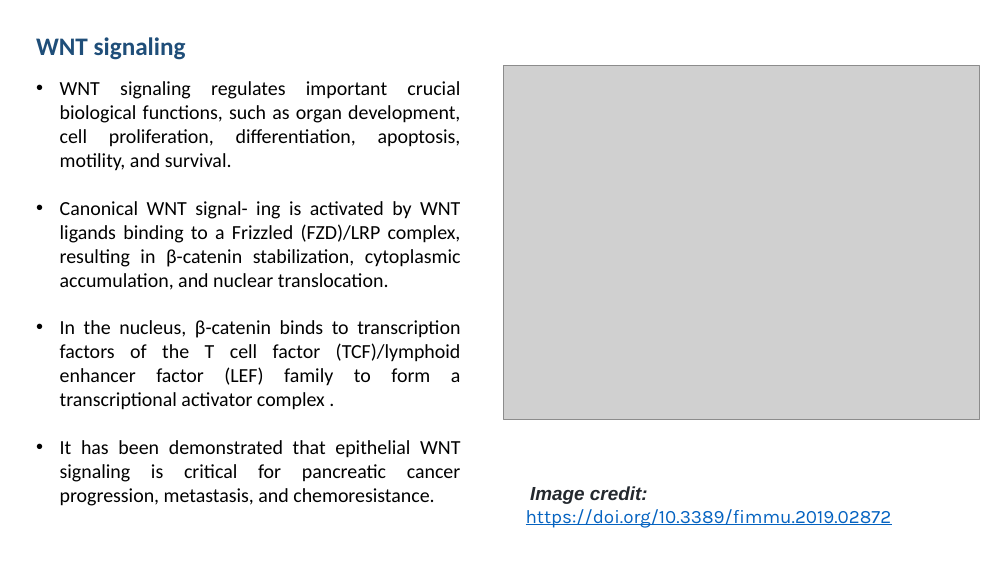
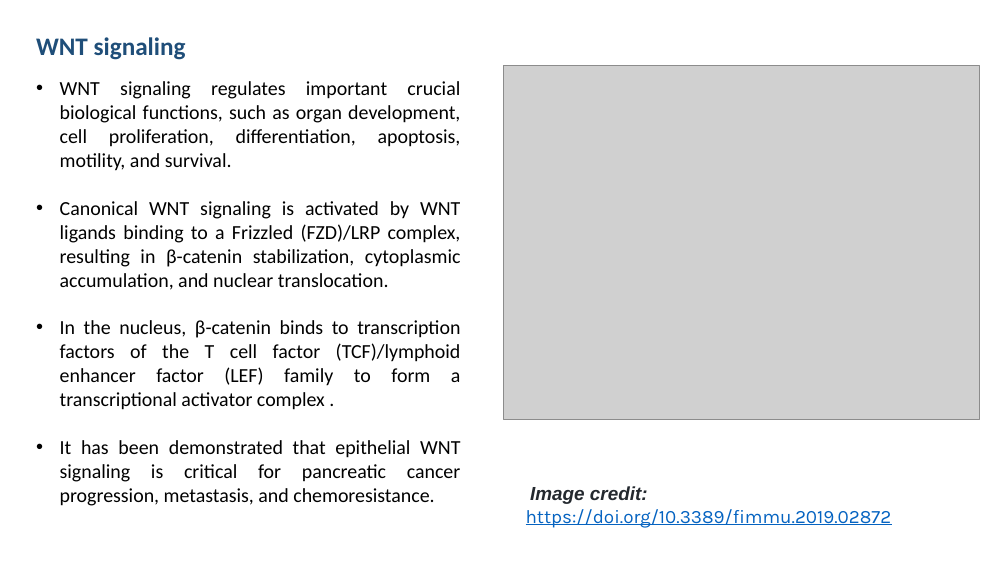
Before and after one commit to SomenMistri/intro_to_scRNA-seq, a slide deck: slide 4 of Slides/Study_design.pptx. Drawn at 1008x567 pixels with LibreOffice and Linux fonts; fonts in the diff are those of the drawing; grey boxes stand for pictures. Boxes give left, top, right and bottom in pixels: in the first picture for what was removed or moved away, otherwise in the second. Text is boxed around its words. In the diff, an @@ line names an element or a change of style, - is before the commit and + after.

```diff
--- a/Slides/Study_design.pptx
+++ b/Slides/Study_design.pptx
@@ text at <box>60,201,461,290</box>: text changed @@
-• Canonical WNT signal- ing is activated by WNT ligands binding to a Frizzled (FZD)/LRP complex, resulting in β-catenin stabilization, cytoplasmic accumulation, and nuclear translocation.
+• Canonical WNT signaling is activated by WNT ligands binding to a Frizzled (FZD)/LRP complex, resulting in β-catenin stabilization, cytoplasmic accumulation, and nuclear translocation.
```
Also in this commit, not shown: 2 other files.
